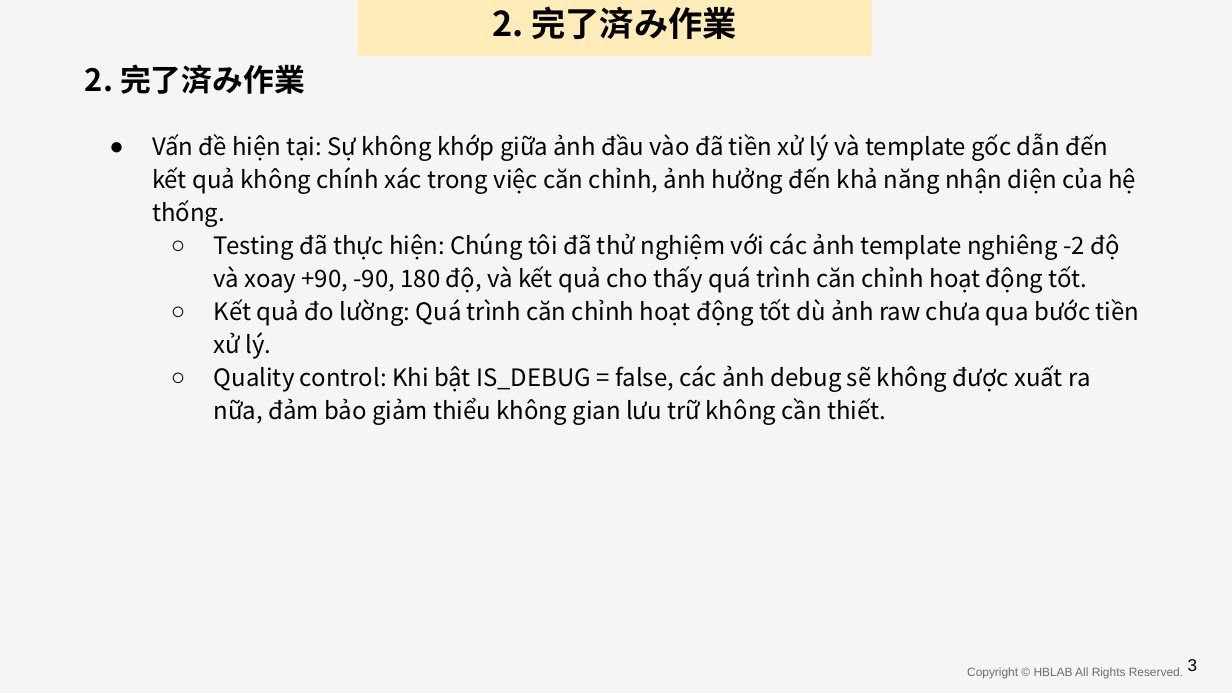
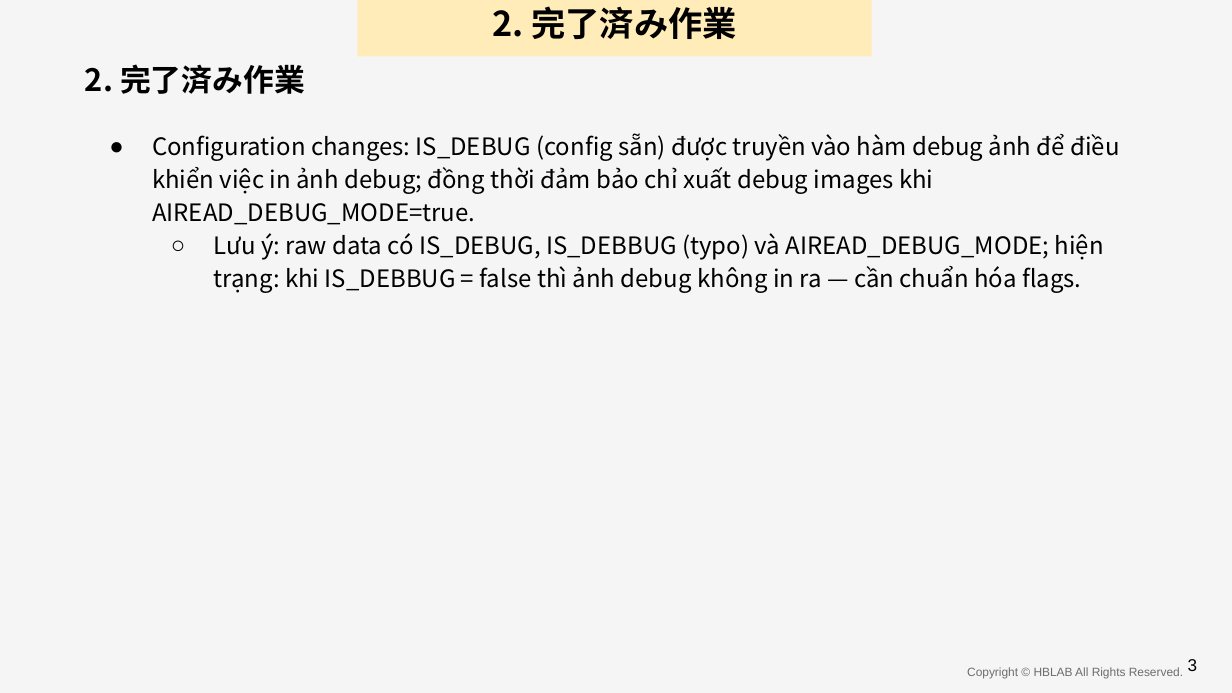
Before and after one commit to anhnvVNU/slide_maker, a slide deck: slide 9 of output/final_presentation.pptx. Drawn at 1232x693 pixels with LibreOffice and Linux fonts; fonts in the diff are those of the drawing; background and template pictures are left out. Boxes give left, top, right and bottom in pixels: in the first picture for what was removed or moved away, otherwise in the second. Text is boxed around its words. In the diff, an @@ line names an element or a change of style, - is before the commit and + after.

```diff
--- a/output/final_presentation.pptx
+++ b/output/final_presentation.pptx
@@ text at <box>152,133,1119,293</box>: text changed @@
-● Vấn đề hiện tại: Sự không khớp giữa ảnh đầu vào đã tiền xử lý và template gốc dẫn đến kết quả không chính xác trong việc căn chỉnh, ảnh hưởng đến khả năng nhận diện của hệ thống.
-  ○ Testing đã thực hiện: Chúng tôi đã thử nghiệm với các ảnh template nghiêng -2 độ và xoay +90, -90, 180 độ, và kết quả cho thấy quá trình căn chỉnh hoạt động tốt.
-  ○ Kết quả đo lường: Quá trình căn chỉnh hoạt động tốt dù ảnh raw chưa qua bước tiền xử lý.
-  ○ Quality control: Khi bật IS_DEBUG = false, các ảnh debug sẽ không được xuất ra nữa, đảm bảo giảm thiểu không gian lưu trữ không cần thiết.
+● Configuration changes: IS_DEBUG (config sẵn) được truyền vào hàm debug ảnh để điều khiển việc in ảnh debug; đồng thời đảm bảo chỉ xuất debug images khi AIREAD_DEBUG_MODE=true.
+  ○ Lưu ý: raw data có IS_DEBUG, IS_DEBBUG (typo) và AIREAD_DEBUG_MODE; hiện trạng: khi IS_DEBBUG = false thì ảnh debug không in ra — cần chuẩn hóa flags.
```
Also in this commit, not shown: 12 other slides changed, 2 slides added, 7 slides removed, 11 other files.
